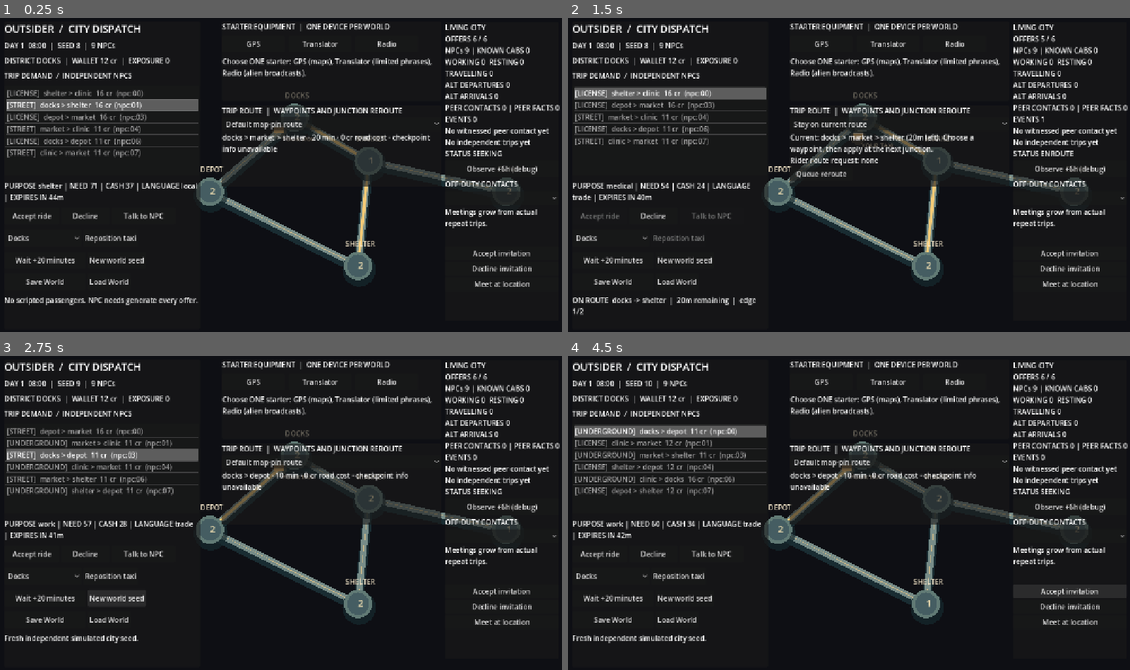
Above: before the commit, frames 1-4 (two rows, left to right).
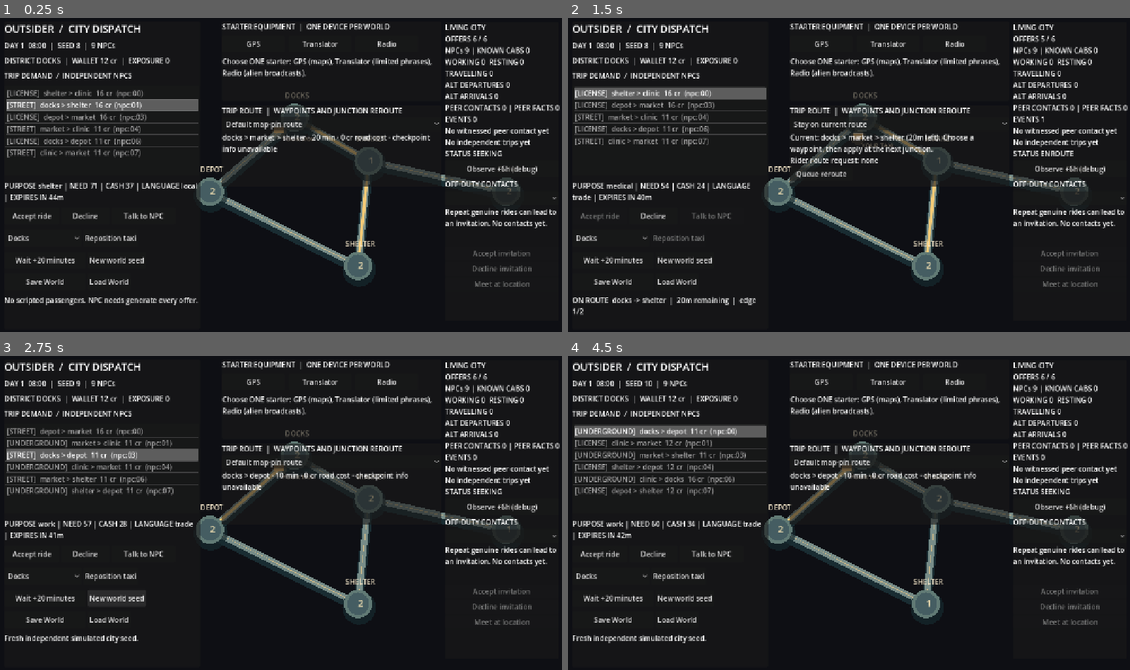
Above: after the commit, the same moments.

Repository: MohamedXIV/outsider-driver-2d
Game: Godot game, scene res://scenes/sandbox.tscn
Two runs of this game, one before a commit and one after it. Both use one fixed random seed, a clock stepped at 60 frames per second and the inputs below.
Inputs (mouse positions are in pixels of both pictures, inside the frame that each line leads up to):
- Up to frame 1 (0.25 s): no input
- Up to frame 2 (1.5 s): click "Load World" at 0.5 s; click "Accept ride" at 1.25 s
- Up to frame 3 (2.75 s): click "New world seed" at 2 s
- Up to frame 4 (4.5 s): click "Accept ride" at 2.75 s; click "New world seed" at 3.5 s; click (1068, 591) at 4.25 s, where only the run before the commit has a clickable "Accept invitation"

The runs differ from the first frame. In frame 1, 0.7% of the frame differs, in the area x 79-99%, y 60-86%; in frame 2, 0.7%; in frame 3, 0.7%; in frame 4, 0.8%.

Commit message:
feat(relationships): wire invitations, physical meetup UI, Ink choices and Web state

Diff:
--- a/scripts/sandbox/sandbox_main.gd
+++ b/scripts/sandbox/sandbox_main.gd
@@ -28,6 +28,16 @@
 @onready var _gps: Button = $HUD/GearPanel/Content/Devices/GPS
 @onready var _translator: Button = $HUD/GearPanel/Content/Devices/Translator
 @onready var _radio: Button = $HUD/GearPanel/Content/Devices/Radio
+@onready var _meeting_selector: OptionButton = $HUD/WorldPanel/Content/MeetingSelect
+@onready var _meeting_info: Label = $HUD/WorldPanel/Content/MeetingInfo
+@onready var _meeting_accept: Button = $HUD/WorldPanel/Content/MeetingActions/AcceptMeeting
+@onready var _meeting_decline: Button = $HUD/WorldPanel/Content/MeetingActions/DeclineMeeting
+@onready var _meeting_attend: Button = $HUD/WorldPanel/Content/MeetingActions/AttendMeeting
+@onready var _meeting_panel: PanelContainer = $HUD/MeetingPanel
+@onready var _meeting_stage: SandboxMeetingStage = $HUD/MeetingPanel/Content/Stage
+@onready var _meeting_title: Label = $HUD/MeetingPanel/Content/Title
+@onready var _meeting_text: Label = $HUD/MeetingPanel/Content/Line
+@onready var _meeting_choices: VBoxContainer = $HUD/MeetingPanel/Content/Choices
 
 const REAL_SECONDS_PER_STEP: float = 10.0
 
@@ -40,6 +50,8 @@
 var _last_outcome: String = ""
 var _route_waypoint: String = ""
 var _route_for_offer: String = ""
+var _selected_meeting_id: String = ""
+var _meeting_dialogue: SandboxMeetingDialogue
 
 
 func _ready() -> void:
@@ -56,6 +68,10 @@
 	_gps.pressed.connect(_on_starter_device.bind("gps"))
 	_translator.pressed.connect(_on_starter_device.bind("translator"))
 	_radio.pressed.connect(_on_starter_device.bind("radio"))
+	_meeting_selector.item_selected.connect(_on_meeting_selected)
+	_meeting_accept.pressed.connect(_on_meeting_accept)
+	_meeting_decline.pressed.connect(_on_meeting_decline)
+	_meeting_attend.pressed.connect(_on_meeting_attend)
 	_talk.pressed.connect(_on_talk)
 	_accept.pressed.connect(_on_accept)
 	_decline.pressed.connect(_on_decline)
@@ -79,6 +95,47 @@
 		_city.queue_redraw()
 
 
+func _on_meeting_selected(index: int) -> void:
+	_selected_meeting_id = str(_meeting_selector.get_item_metadata(index))
+	_render()
+
+
+func _on_meeting_accept() -> void:
+	_notice_text = "Appointment accepted; travel to the stated district before the deadline." if \
+			_world.accept_meeting(_selected_meeting_id) else "Cannot confirm: the contact has other plans or the window passed."
+	_render()
+
+
+func _on_meeting_decline() -> void:
+	_notice_text = "Invitation declined; no meeting was simulated." if \
+			_world.decline_meeting(_selected_meeting_id) else "No pending invitation to decline."
+	_render()
+
+
+func _on_meeting_attend() -> void:
+	if FileAccess.get_file_as_string(SandboxMeetingDialogue.STORY_PATH).is_empty() \
+			or not _world.start_meeting(_selected_meeting_id):
+		_notice_text = "Meet here at the actual time, while the contact is present and free."
+		_render()
+		return
+	_conversation = null
+	_meeting_dialogue = SandboxMeetingDialogue.new()
+	if not _meeting_dialogue.open(_world, _selected_meeting_id, get_tree()):
+		_meeting_dialogue = null
+		_notice_text = "The meeting dialogue is unavailable."
+	_render()
+
+
+func _on_meeting_choice(index: int) -> void:
+	if _meeting_dialogue == null or not _meeting_dialogue.choose(index, _world):
+		_notice_text = "Meeting action invalid."
+	else:
+		var meeting: Dictionary = _world.meeting_by_id(_selected_meeting_id)
+		_notice_text = "Off-duty meeting: %s. World time and trust were updated." % meeting["status"]
+		_meeting_dialogue = null
+	_render()
+
+
 func _on_selected(index: int) -> void:
 	_selected_id = str(_offers.get_item_metadata(index))
 	_route_waypoint = ""
@@ -213,6 +270,8 @@
 	_selected_id = ""
 	_route_waypoint = ""
 	_route_for_offer = ""
+	_selected_meeting_id = ""
+	_meeting_dialogue = null
 	_elapsed = 0.0
 	_notice_text = "Fresh independent simulated city seed."
 	_render()
@@ -244,6 +303,8 @@
 	_conversation = restored
 	_selected_id = restored.offer_id if restored != null else ""
 	_route_for_offer = _selected_id
+	_selected_meeting_id = ""
+	_meeting_dialogue = null
 	_route_waypoint = ""
 	_elapsed = 0.0
 	_last_intent = "restored" if restored != null else ""
@@ -331,7 +392,8 @@
 			_gear_info.text = "Alien radio: 'Sha-ruu ... vekk nai ...' (no translation; local signal pattern recognized)."
 		_:
 			_gear_info.text = "Choose ONE starter: GPS (maps), Translator (limited phrases), Radio (alien broadcasts)."
-	_dialogue_panel.visible = _conversation != null
+	_render_meetings()
+	_dialogue_panel.visible = _conversation != null and not _meeting_panel.visible
 	for button in _dialogue_choices.get_children():
 		button.queue_free()
 	if _conversation != null:
@@ -425,6 +487,86 @@
 		JavaScriptBridge.eval(web_state, true)
 
 
+func _render_meetings() -> void:
+	_meeting_selector.clear()
+	var idx: int = 0
+	var selected: int = -1
+	for meeting in _world.meetings:
+		_meeting_selector.add_item("%s / %s" % [meeting["npc_id"], meeting["status"]])
+		_meeting_selector.set_item_metadata(idx, str(meeting["id"]))
+		if meeting["id"] == _selected_meeting_id:
+			selected = idx
+		idx += 1
+	if selected < 0 and idx > 0:
+		selected = 0
+		_selected_meeting_id = str(_meeting_selector.get_item_metadata(0))
+	if selected >= 0:
+		_meeting_selector.select(selected)
+	var meeting: Dictionary = _world.meeting_by_id(_selected_meeting_id)
+	if meeting.is_empty():
+		_meeting_info.text = "Repeat genuine rides can lead to an invitation. No contacts yet."
+		_meeting_accept.disabled = true
+		_meeting_decline.disabled = true
+		_meeting_attend.disabled = true
+		_meeting_panel.visible = false
+		return
+	var npc: Dictionary = _world.resident(str(meeting["npc_id"]))
+	var slot: int = int(meeting["slot"])
+	_meeting_info.text = "%s | %s\n%s  Day %d %02d:%02d\nWindow +%dm | %s" % [
+		meeting["npc_id"], meeting["status"], str(meeting["location"]).capitalize(),
+		int(slot / 1440) + 1, (slot % 1440) / 60, slot % 60,
+		SandboxMeetings.WINDOW_MINUTES,
+		"Present" if npc.get("location") == meeting["location"] else "Elsewhere"
+	]
+	var invited: bool = meeting["status"] == "invited"
+	_meeting_accept.disabled = not invited or _world.minute >= slot \
+			or not _world.active_offer_id.is_empty()
+	_meeting_decline.disabled = not invited
+	_meeting_attend.disabled = meeting["status"] != "accepted" \
+			or _world.player_district != meeting["location"] \
+			or _world.minute < slot or _world.minute > int(meeting["deadline"]) \
+			or not _world.active_offer_id.is_empty() \
+			or npc.get("location") != meeting["location"] or npc.get("activity") != "available"
+	_meeting_panel.visible = meeting["status"] == "in_progress"
+	if not _meeting_panel.visible:
+		_meeting_dialogue = null
+		return
+	if _meeting_dialogue == null or _meeting_dialogue.meeting_id != _selected_meeting_id:
+		_meeting_dialogue = SandboxMeetingDialogue.new()
+		if not _meeting_dialogue.open(_world, _selected_meeting_id, get_tree()):
+			_meeting_dialogue = null
+			_meeting_text.text = "Cannot load off-duty Ink dialogue."
+			return
+	_meeting_stage.venue = str(meeting["location"])
+	_meeting_stage.companion = str(meeting["npc_id"])
+	_meeting_stage.queue_redraw()
+	_meeting_title.text = "OFF DUTY  |  %s  |  %s" % [
+		str(meeting["location"]).to_upper(), str(meeting["npc_id"])]
+	_meeting_text.text = str(_meeting_dialogue.current_frame().get("text", ""))
+	for child in _meeting_choices.get_children():
+		child.queue_free()
+	var choices: Array = _meeting_dialogue.current_frame().get("choices", [])
+	for i in range(choices.size()):
+		var button: Button = Button.new()
+		button.text = str(choices[i])
+		button.pressed.connect(_on_meeting_choice.bind(i))
+		_meeting_choices.add_child(button)
+
+
+	if OS.has_feature("web"):
+		var active_meeting: Dictionary = _world.meeting_by_id(_selected_meeting_id)
+		var state: String = "Object.assign(document.documentElement.dataset,{sandboxMeetingCount:'%d',sandboxMeetingId:%s,sandboxMeetingStatus:%s,sandboxMeetingLocation:%s,sandboxMeetingSlot:'%d',sandboxMeetingDeadline:'%d',sandboxMeetingAtVenue:'%s',sandboxMeetingChoices:'%d',sandboxMeetingText:%s})" % [
+			_world.meetings.size(), JSON.stringify(_selected_meeting_id),
+			JSON.stringify(str(active_meeting.get("status", ""))),
+			JSON.stringify(str(active_meeting.get("location", ""))),
+			int(active_meeting.get("slot", 0)), int(active_meeting.get("deadline", 0)),
+			str(not _meeting_attend.disabled).to_lower(),
+			_meeting_dialogue.current_frame().get("choices", []).size() if _meeting_dialogue != null else 0,
+			JSON.stringify(_meeting_text.text if _meeting_panel.visible else "")
+		]
+		JavaScriptBridge.eval(state, true)
+
+
 func _settled_count() -> int:
 	var total: int = 0
 	for event in _world.events:
